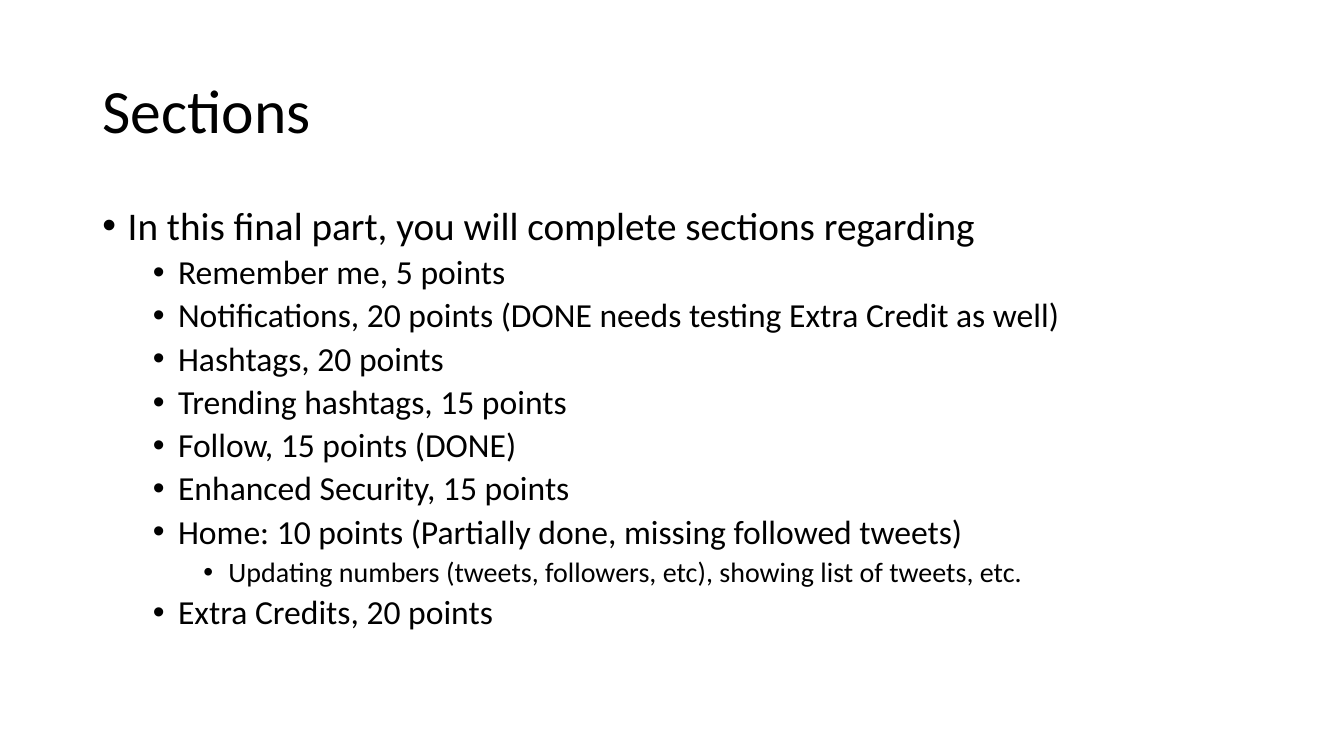
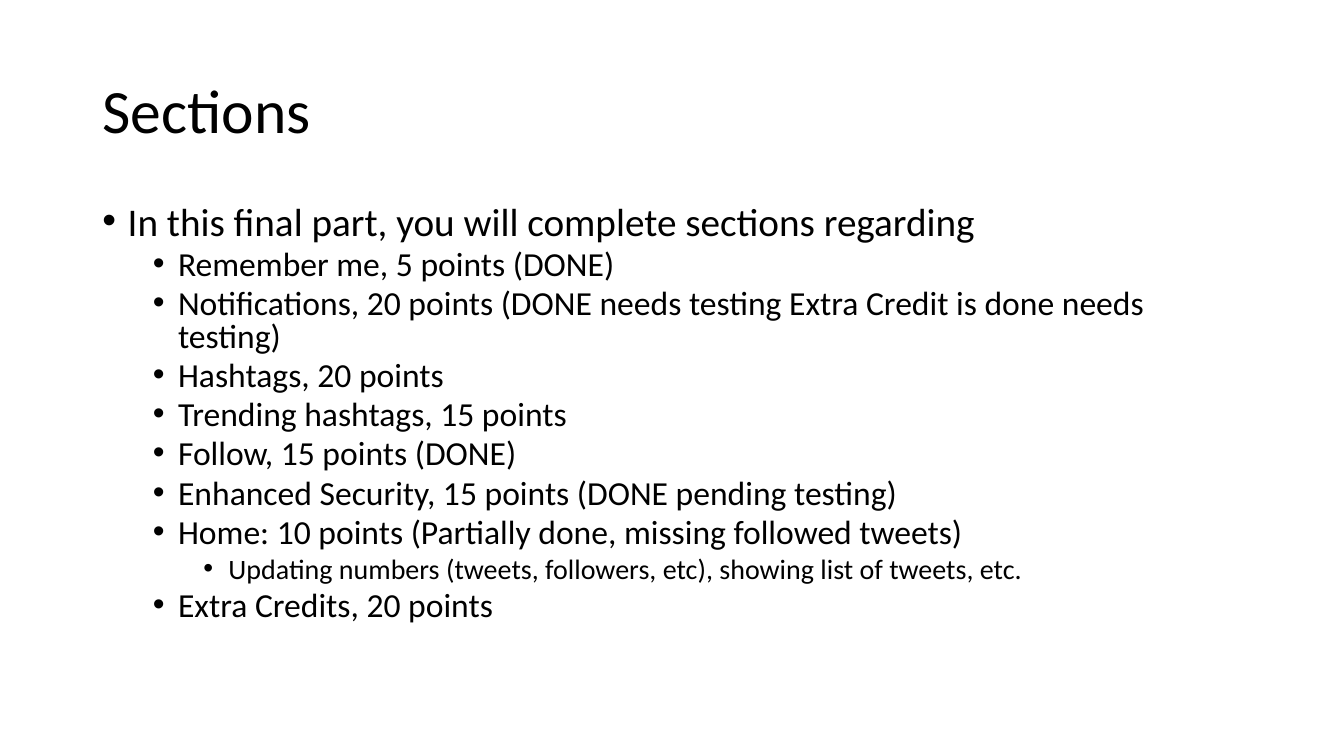
Before and after one commit to SoeOrl/MiniTwitter, a slide deck: slide 3 of Final+Project.pptx. Drawn at 1344x756 pixels with LibreOffice and Linux fonts; fonts in the diff are those of the drawing. Boxes give left, top, right and bottom in pixels: in the first picture for what was removed or moved away, otherwise in the second. Text is boxed around its words. In the diff, an @@ line names an element or a change of style, - is before the commit and + after.

Commit message:
Fixed ppt

```diff
--- a/Final+Project.pptx
+++ b/Final+Project.pptx
@@ text at (128, 208, 1022, 623): line spacing 0.9 to 0.8 @@
@@ text at (178, 251, 1144, 354): text changed @@
-  • Remember me, 5 points
-  • Notifications, 20 points (DONE needs testing Extra Credit as well)
+  • Remember me, 5 points (DONE)
+  • Notifications, 20 points (DONE needs testing Extra Credit is done needs testing)
@@ text at (178, 480, 897, 511): text changed @@
-  • Enhanced Security, 15 points
+  • Enhanced Security, 15 points (DONE pending testing)
```
Also in this commit, not shown: 6 other slides changed.
